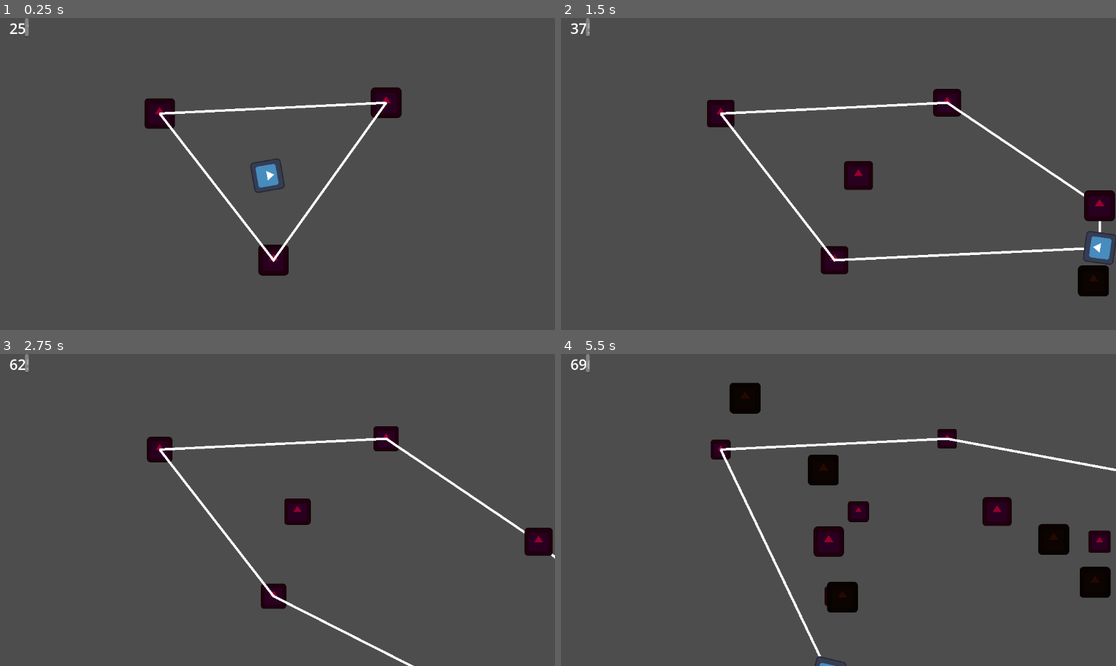
Above: before the commit, frames 1-4 (two rows, left to right).
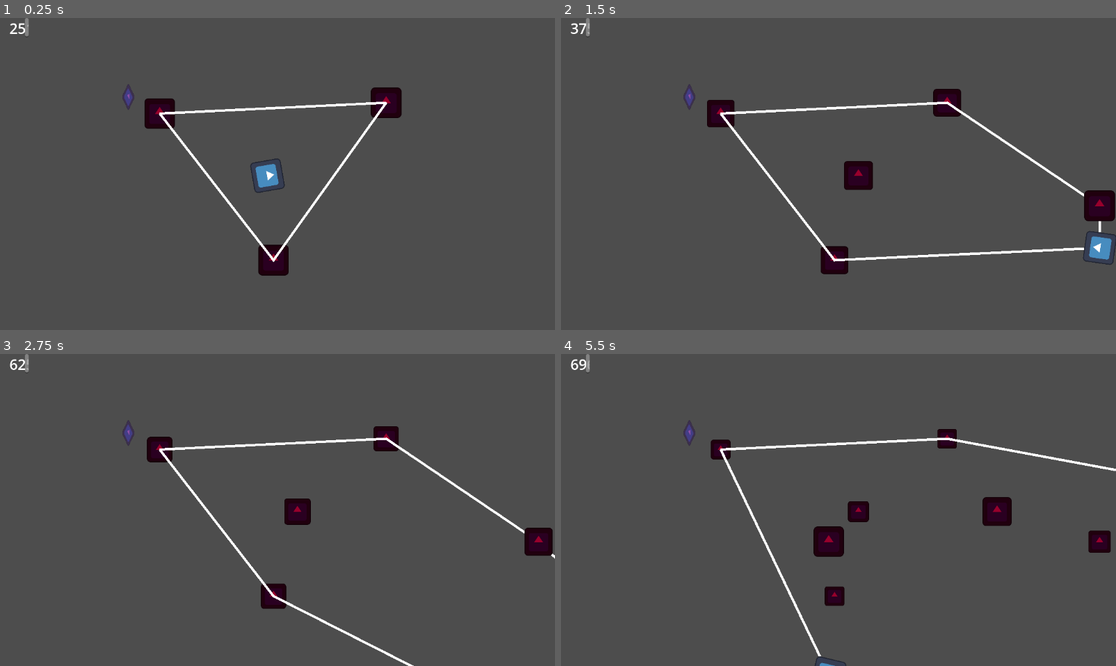
Above: after the commit, the same moments.

Repository: get-shwifty/ld54bis
Game: Godot game, scene res://logic/level/node_2d.tscn
Two runs of this game, one before a commit and one after it. Both use one fixed random seed, a clock stepped at 60 frames per second and the inputs below. The engine's default icon, where the game draws it, is replaced by a stand-in: a white triangle on a blue panel in a dark square.
Inputs (mouse positions are in pixels of both pictures, inside the frame that each line leads up to):
- Up to frame 1 (0.25 s): no input
- Up to frame 2 (1.5 s): tap Enter at 0.5 s; move the mouse to (577, 27) at 0.52 s; hold D (game_right) 0.53-1.28 s; right-click (577, 27) at 0.6 s; move the mouse to (727, 189) at 1.27 s; hold S (game_down) from 1.28 s (still down); right-click (727, 189) at 1.35 s
- Up to frame 3 (2.75 s): move the mouse to (333, 441) at 2.02 s; release S (game_down) at 2.03 s; hold D (game_right) from 2.03 s (still down); tap Space (game_kick) at 2.1 s; right-click (333, 441) at 2.3 s
- Up to frame 4 (5.5 s): move the mouse to (810, 572) at 2.77 s; release D (game_right) at 2.78 s; hold W (game_up) 2.78-3.53 s; right-click (810, 572) at 2.85 s; move the mouse to (1005, 556) at 3.52 s; hold A (game_left) 3.53-5.03 s; right-click (1005, 556) at 3.6 s; move the mouse to (672, 463) at 4.27 s; tap Space (game_kick) at 4.35 s; right-click (672, 463) at 4.55 s; move the mouse to (866, 510) at 5.02 s; hold S (game_down) from 5.03 s (still down); right-click (866, 510) at 5.1 s

The runs differ from the first frame. In frame 1, 0.1% of the frame differs, in the area x 22-25%, y 21-30%; in frame 2, 0.7%; in frame 3, 0.1%; in frame 4, 2.8%, in the area x 22-100%, y 9-83%.

Commit message:
wip drop and collect coins

Diff:
--- /dev/null
+++ b/logic/game/coin.gd
@@ -0,0 +1,18 @@
+extends RigidBody2D
+
+
+# Called when the node enters the scene tree for the first time.
+func _ready():
+	pass # Replace with function body.
+
+
+# Called every frame. 'delta' is the elapsed time since the previous frame.
+func _process(delta):
+	pass
+
+func get_collected():
+	GameManager.collect_coin();
+	queue_free();
+
+func _on_body_entered(body):
+	get_collected()
--- /dev/null
+++ b/logic/game/coin.tscn
@@ -0,0 +1,27 @@
+[gd_scene load_steps=4 format=3 uid="uid://c80j56khijrsj"]
+
+[ext_resource type="Texture2D" uid="uid://cdnd7g1hoq3cj" path="res://art/icon.svg" id="1_d0d7c"]
+[ext_resource type="Script" path="res://logic/game/coin.gd" id="1_fadlc"]
+
+[sub_resource type="CapsuleShape2D" id="CapsuleShape2D_ue15c"]
+radius = 24.0
+height = 94.0
+
+[node name="coin" type="RigidBody2D"]
+collision_layer = 0
+contact_monitor = true
+lock_rotation = true
+linear_damp = 1.0
+script = ExtResource("1_fadlc")
+
+[node name="Sprite2D" type="Sprite2D" parent="."]
+self_modulate = Color(0.803922, 0.317647, 1, 0.498039)
+rotation = 1.12399
+scale = Vector2(0.5, 0.5)
+skew = -0.675442
+texture = ExtResource("1_d0d7c")
+
+[node name="CollisionShape2D" type="CollisionShape2D" parent="."]
+shape = SubResource("CapsuleShape2D_ue15c")
+
+[connection signal="body_entered" from="." to="." method="_on_body_entered"]
--- a/logic/game/enemy.gd
+++ b/logic/game/enemy.gd
@@ -4,10 +4,13 @@
 var speed_base_coef = 50;
 @export var speed : float = 10;
 
+@onready var death_timer : Timer = $DeathTimer;
+
 var was_kicked : bool = false;
 var elastic_vector = Vector2.ZERO
 var first_elastic_vector = Vector2.ZERO
 var is_stun = false
+var is_dead = false
 
 var going_in = false
 var going_out = false
@@ -22,14 +25,15 @@
 func receive_kick(kick_force):
 	if is_stun:
 		die();
-	else:
-		$Sprite2D.self_modulate = Color.WEB_GREEN
-		apply_impulse(kick_force)
-		is_stun = true
-		GameManager.elastic.add(self)
+
+	$Sprite2D.self_modulate = Color.WEB_GREEN
+	apply_impulse(kick_force)
+	is_stun = true
+	GameManager.elastic.add(self)
 
 func die():
-	queue_free()
+	is_dead = true;
+	death_timer.start();
 
 # Called every frame. 'delta' is the elapsed time since the previous frame.
 func _process(delta):
@@ -65,3 +69,8 @@
 		linear_velocity += elastic_vector.normalized() * 10
 
 #	print(going_in, ' ', going_out)
+
+func _on_death_timer_timeout():
+	GameManager.level_manager.spawn_coin(position, linear_velocity)
+	GameManager.level_manager.drop_mobile_post(position)
+	queue_free()
--- a/logic/game/enemy.tscn
+++ b/logic/game/enemy.tscn
@@ -23,3 +23,8 @@
 [node name="Line2D" type="Line2D" parent="."]
 points = PackedVector2Array(0, 0, 0, 0)
 default_color = Color(1, 0.356863, 0.568627, 1)
+
+[node name="DeathTimer" type="Timer" parent="."]
+one_shot = true
+
+[connection signal="timeout" from="DeathTimer" to="." method="_on_death_timer_timeout"]
--- /dev/null
+++ b/logic/level/Coins.gd
@@ -0,0 +1,11 @@
+extends Node2D
+
+
+# Called when the node enters the scene tree for the first time.
+func _ready():
+	pass # Replace with function body.
+
+
+# Called every frame. 'delta' is the elapsed time since the previous frame.
+func _process(delta):
+	pass
--- a/logic/level/level_manager.gd
+++ b/logic/level/level_manager.gd
@@ -1,6 +1,7 @@
 extends Node2D
 
 const SCENE_POST = preload('res://logic/game/post.tscn');
+const SCENE_COIN = preload('res://logic/game/coin.tscn');
 
 @onready var enemy_spawner = $EnemySpawner as EnemySpawner;
 
@@ -18,6 +19,17 @@
 	$Entities/Posts.add_child(post);
 	post.position = drop_position;
 	GameManager.elastic.add(post)
+	return post
+
+func drop_mobile_post(drop_position: Vector2):
+	var dropped_post = drop_post(drop_position);
+	dropped_post.mobile = true;
+
+func spawn_coin(spawn_position: Vector2, spawn_linear_velocity: Vector2):
+	var coin = SCENE_COIN.instantiate();
+	$Entities/Coins.add_child(coin);
+	coin.position = spawn_position
+	coin.linear_velocity = spawn_linear_velocity
 
 func _on_enemy_spawn_timer_timeout():
 	var enemy = enemy_spawner.spawn_enemy()
--- a/logic/level/node_2d.tscn
+++ b/logic/level/node_2d.tscn
@@ -6,6 +6,7 @@
 [ext_resource type="PackedScene" uid="uid://b3idupd13qhq4" path="res://logic/game/post.tscn" id="3_vc8xg"]
 [ext_resource type="Script" path="res://ui/ElasticSize.gd" id="6_aqe0t"]
 [ext_resource type="PackedScene" uid="uid://bsnw1876o6rqh" path="res://logic/game/enemy_spawner.tscn" id="7_n1ntf"]
+[ext_resource type="PackedScene" uid="uid://c80j56khijrsj" path="res://logic/game/coin.tscn" id="7_xj51s"]
 
 [node name="Node2D" type="Node2D"]
 script = ExtResource("1_6yde8")
@@ -55,7 +56,7 @@
 [node name="EnemySpawner" parent="." instance=ExtResource("7_n1ntf")]
 
 [node name="EnemySpawnTimer" type="Timer" parent="."]
-wait_time = 1.001
+wait_time = 10.0
 autostart = true
 
 [node name="Entities" type="Node2D" parent="."]
@@ -64,4 +65,8 @@
 
 [node name="Posts" type="Node2D" parent="Entities"]
 
+[node name="Coins" type="Node2D" parent="Entities"]
+
+[node name="coin" parent="Entities/Coins" instance=ExtResource("7_xj51s")]
+
 [connection signal="timeout" from="EnemySpawnTimer" to="." method="_on_enemy_spawn_timer_timeout"]
--- a/logic/manager/GameManager.gd
+++ b/logic/manager/GameManager.gd
@@ -1,21 +1,27 @@
 extends Node
 
+const DEBUG_UNLIMITED_MONEY = true;
 
 
 var elastic: Elastic
 var player;
 var level_manager;
 
-
+var coins : int = 0;
+const COST_POST = 5;
 
 # Called when the node enters the scene tree for the first time.
 func _ready():
 	pass # Replace with function body.
 
 func try_drop_post(drop_position :Vector2):
-	#check if enough money
-	level_manager.drop_post(drop_position);
+	if coins >= COST_POST or DEBUG_UNLIMITED_MONEY:
+		level_manager.drop_post(drop_position);
+		coins = coins - COST_POST;
 
+func collect_coin():
+	coins = coins + 1;
+	print("coin amount : " + str(coins));
 
 # Called every frame. 'delta' is the elapsed time since the previous frame.
 func _process(delta):
--- a/project.godot
+++ b/project.godot
@@ -53,6 +53,7 @@
 game_drop_post={
 "deadzone": 0.5,
 "events": [Object(InputEventMouseButton,"resource_local_to_scene":false,"resource_name":"","device":-1,"window_id":0,"a …(257 unchanged characters)…
+, Object(InputEventKey,"resource_local_to_scene":false,"resource_name":"","device":-1,"window_id":0,"alt_pressed":false,"shift_pressed":false,"ctrl_pressed":false,"meta_pressed":false,"pressed":false,"keycode":0,"physical_keycode":69,"key_label":0,"unicode":101,"echo":false,"script":null)
 ]
 }
 
Not shown: 1 places in logic/level/node_2d.tscn that only renumber resources
